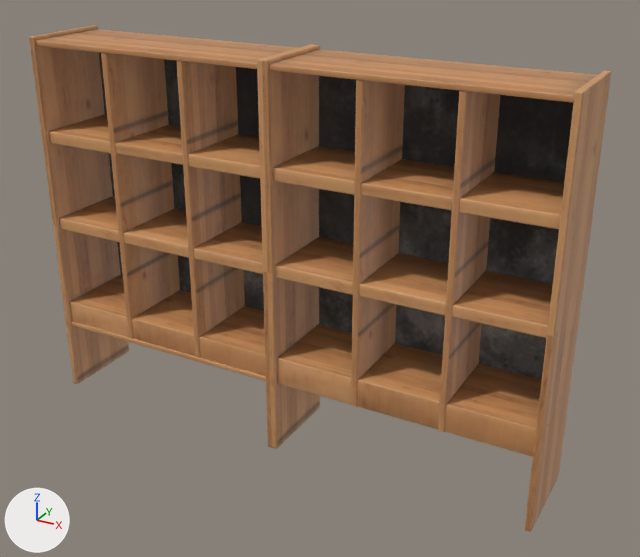
The FBX model Assets/_GoodCopBadCop/_Models/shelves/Untitled.fbx, before and after one commit.
Camera for both pictures: a camera (50 mm lens) standing at (1.1, -2.75, 2.08) and looking at (-0.43, 0.02, 0.7). The lights are fixed; the arrows at lower left show +X, +Y and +Z. The older version comes first.

The scene before the commit, as lines of its bpy script (objects in view):
```python
mat_wooden_display_shelves_01 = principled_material('wooden_display_shelves_01')
mat_wooden_display_shelves_01.texture = img_shelves_jpg
me_cube_003 = bpy.data.meshes.new('Cube.003')
me_cube_003.from_pydata(...)  # a box spanning x -0.513..0.513, y -0.004..0.004, z -0.508..0.736
me_cube_003.materials.append(mat_cabin)  # picture img_cabin_base_color_png
me_cube_010 = bpy.data.meshes.new('Cube.010')
me_cube_010.from_pydata(...)  # 844 vertices, 693 faces; spans x -0.54..0.54, y -0.19..0.19, z 0.0..1.56
me_cube_010.materials.append(mat_wooden_display_shelves_01)  # picture img_shelves_jpg
me_cube_026 = bpy.data.meshes.new('Cube.026')
me_cube_026.from_pydata(...)  # 819 vertices, 679 faces; spans x -0.54..0.54, y -0.19..0.19, z 0.0..1.56
me_cube_026.materials.append(mat_wooden_display_shelves_01)  # picture img_shelves_jpg
ob_cube_001 = bpy.data.objects.new('Cube.001', me_cube_003)
ob_cube_001.location = (0.0, 0.175, 0.804)
ob_wooden_display_shelves_01 = bpy.data.objects.new('wooden_display_shelves_01', me_cube_026)
ob_wooden_display_shelves_01.location = (0.0, 0.0, 0.0)
ob_wooden_display_shelves_01_002 = bpy.data.objects.new('wooden_display_shelves_01.002', me_cube_010)
ob_wooden_display_shelves_01_002.location = (-1.071, 0.0, 0.0)
# also in view: 'Cube.003' at (-1.07, 0.18, 0.92)
```
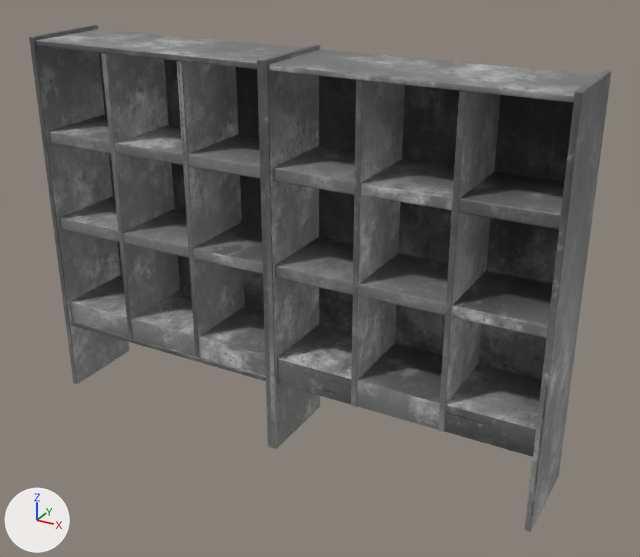
Edits to the bpy script that builds the scene:
```text
Change mat_wooden_display_shelves_01:
    mat_wooden_display_shelves_01.texture: img_shelves_jpg -> img_cabin_base_color_png  # not seen -> with its transparency
Change me_cube_026:
    where me_cube_026.from_pydata(...)  # 819 vertices, 679 faces; spans x -0.54..0.54, y -0.19..0.19, z 0.0..1.56
    used by ob_wooden_display_shelves_01; location = (0.0, 0.0, 0.0)
    me_cube_026 part 1: texture (UV) coordinates of 679 of 679 faces, centred in x -0.54..0.54, y -0.19..0.19, z 0.0..1.56, changed; they spanned u 0.01..0.99, v 0.01..0.97 and now span u 0.0..1.0, v 0.0..0.96
Change me_cube_010:
    where me_cube_010.from_pydata(...)  # 844 vertices, 693 faces; spans x -0.54..0.54, y -0.19..0.19, z 0.0..1.56
    used by ob_wooden_display_shelves_01_002; location = (-1.071, 0.0, 0.0)
    me_cube_010 part 2: texture (UV) coordinates of 693 of 693 faces, centred in x -0.54..0.54, y -0.19..0.19, z 0.0..1.56, changed; they spanned u 0.01..0.99, v 0.01..0.97 and now span u 0.0..1.0, v 0.0..0.98
```

Boxes (x1, y1, x2, y2) around the edits, measured in the pictures (640 x 557 px):
'wooden_display_shelves_01', surface changed (brown to grey)
    both: (262, 45, 611, 532)
'wooden_display_shelves_01.002', surface changed (brown to grey)
    both: (29, 25, 313, 448)
